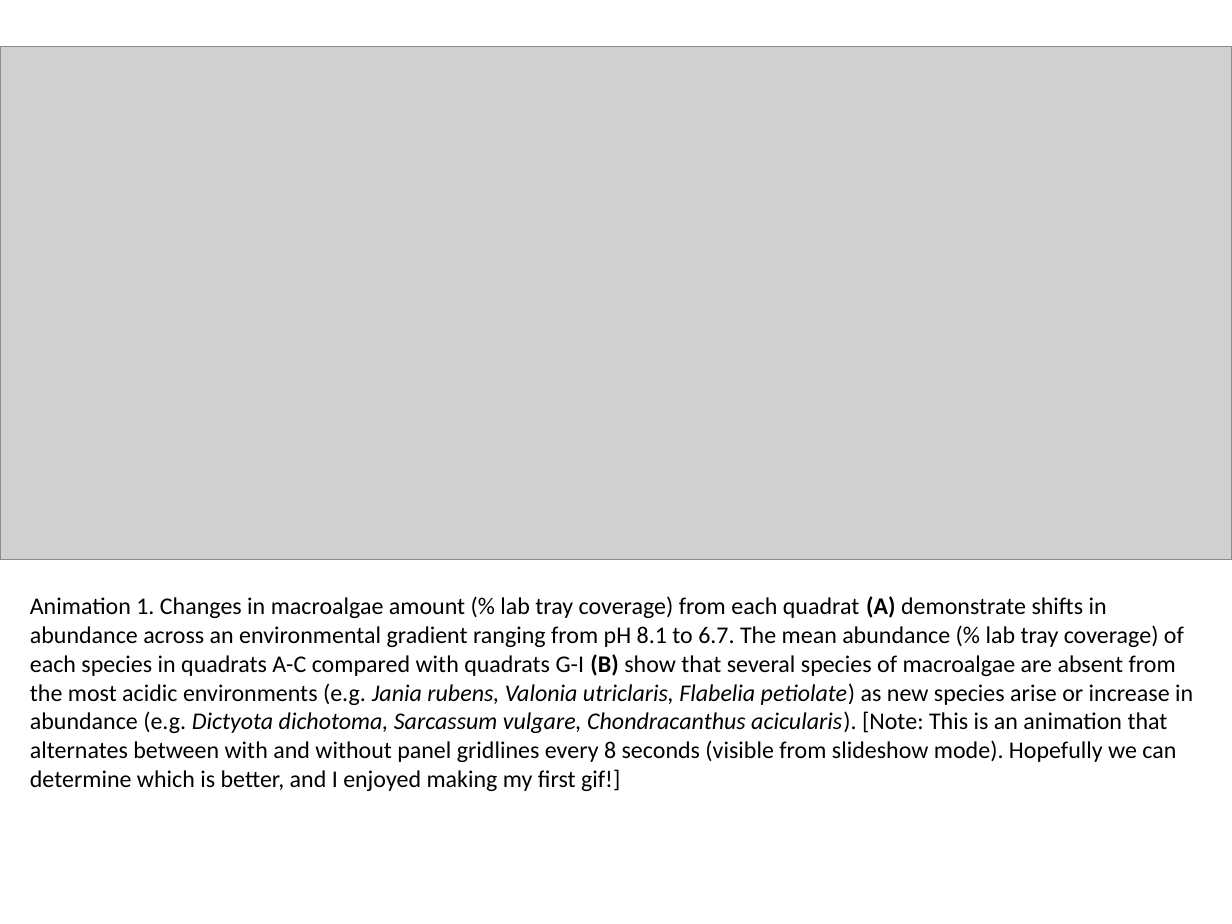
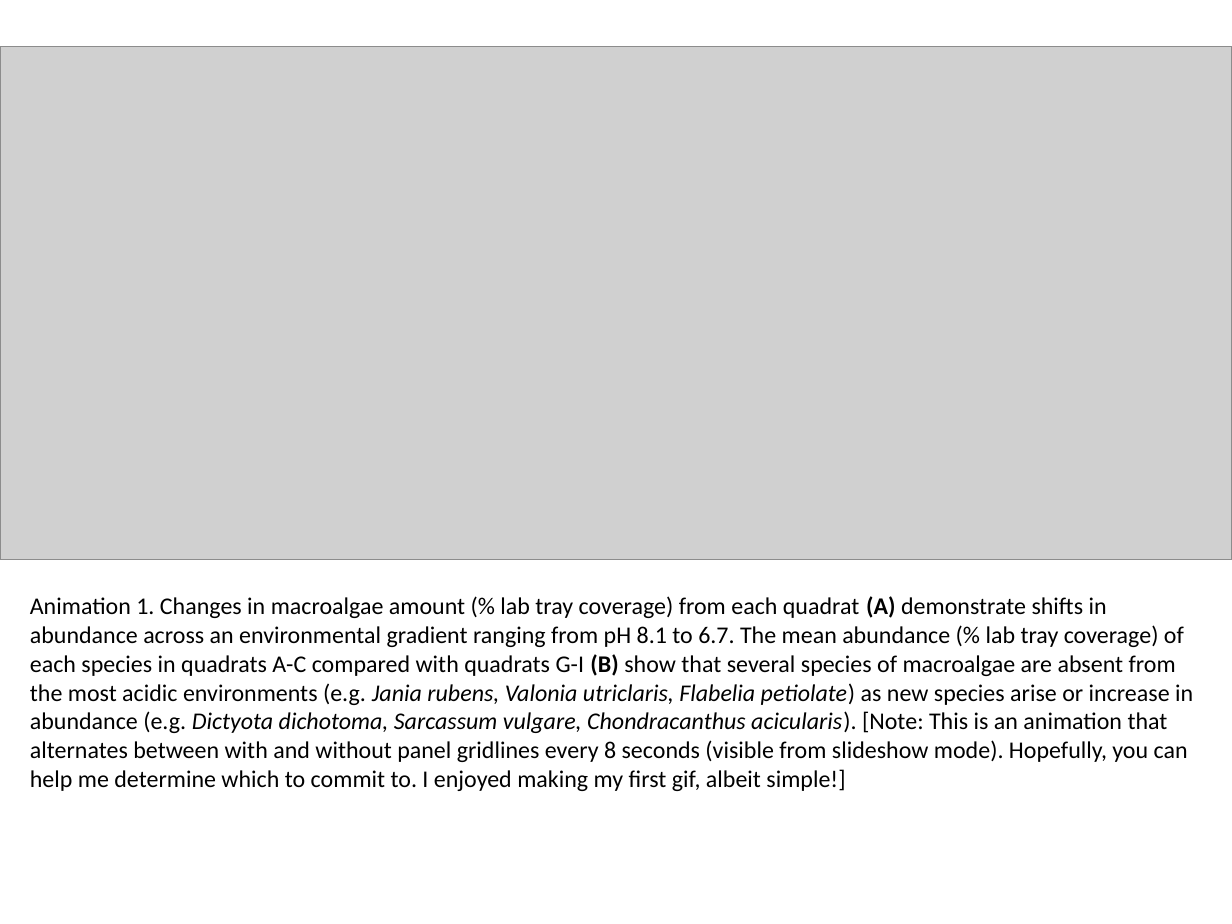
Before and after one commit to BekaEco/BGplots, a slide deck: slide 1 of figs/PresentationPlots_Stiling.pptx. Drawn at 1232x924 pixels with LibreOffice and Linux fonts; fonts in the diff are those of the drawing; grey boxes stand for pictures. Boxes give left, top, right and bottom in pixels: in the first picture for what was removed or moved away, otherwise in the second. Text is boxed around its words. In the diff, an @@ line names an element or a change of style, - is before the commit and + after.

```diff
--- a/figs/PresentationPlots_Stiling.pptx
+++ b/figs/PresentationPlots_Stiling.pptx
@@ text at bbox=[30, 596, 1193, 791]: text changed @@
-Animation 1. Changes in macroalgae amount (% lab tray coverage) from each quadrat (A) demonstrate shifts in abundance across an environmental gradient ranging from pH 8.1 to 6.7. The mean abundance (% lab tray coverage) of each species in quadrats A-C compared with quadrats G-I (B) show that several species of macroalgae are absent from the most acidic environments (e.g. Jania rubens, Valonia utriclaris, Flabelia petiolate) as new species arise or increase in abundance (e.g. Dictyota dichotoma, Sarcassum vulgare, Chondracanthus acicularis). [Note: This is an animation that alternates between with and without panel gridlines every 8 seconds (visible from slideshow mode). Hopefully we can determine which is better, and I enjoyed making my first gif!]
+Animation 1. Changes in macroalgae amount (% lab tray coverage) from each quadrat (A) demonstrate shifts in abundance across an environmental gradient ranging from pH 8.1 to 6.7. The mean abundance (% lab tray coverage) of each species in quadrats A-C compared with quadrats G-I (B) show that several species of macroalgae are absent from the most acidic environments (e.g. Jania rubens, Valonia utriclaris, Flabelia petiolate) as new species arise or increase in abundance (e.g. Dictyota dichotoma, Sarcassum vulgare, Chondracanthus acicularis). [Note: This is an animation that alternates between with and without panel gridlines every 8 seconds (visible from slideshow mode). Hopefully, you can help me determine which to commit to. I enjoyed making my first gif, albeit simple!]
```
Also in this commit, not shown: 1 other slide changed, 2 other files.
